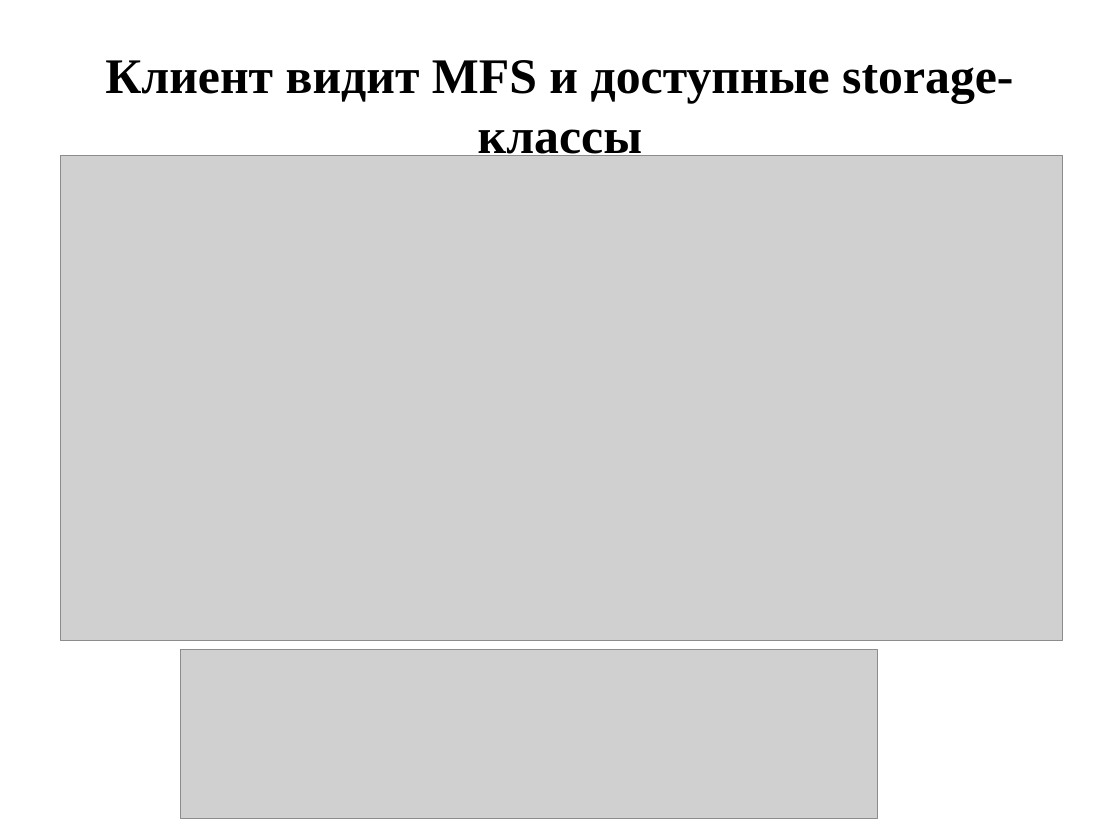
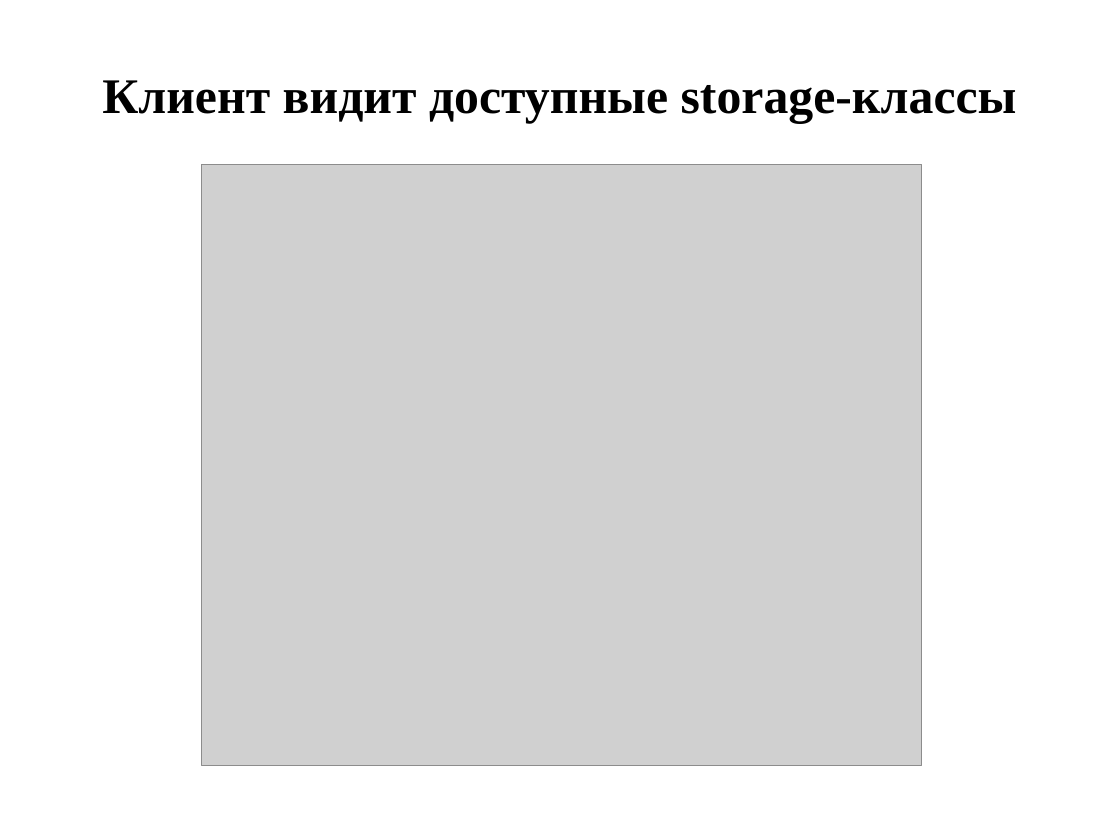
Before and after one commit to KolManis/moosefs-cluster-testing, a slide deck: slide 6 of MooseFS.pptx (slide 5 before the commit). Drawn at 1120x840 pixels with LibreOffice and Linux fonts; fonts in the diff are those of the drawing; grey boxes stand for pictures. Boxes give left, top, right and bottom in pixels: in the first picture for what was removed or moved away, otherwise in the second. Text is boxed around its words. In the diff, an @@ line names an element or a change of style, - is before the commit and + after.

```diff
--- a/MooseFS.pptx
+++ b/MooseFS.pptx
@@ title at box(102, 80, 1017, 123): text changed @@
-Клиент видит MFS и доступные storage-классы
+Клиент видит доступные storage-классы
@@ picture removed at box(60, 156, 1063, 641) @@
@@ picture: place and size @@
-picture at box(180, 650, 877, 819)
+picture at box(202, 165, 922, 766)
```
Also in this commit, not shown: 8 other slides changed, 1 slide added.
